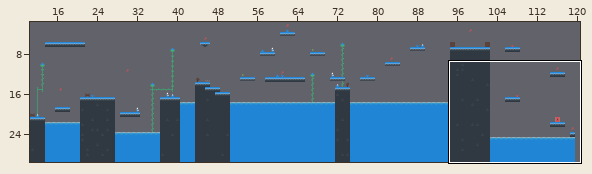
An edit to a level. Tiled map, assets/level-3.tmx. Above: a wide view before the commit, with the close-up outlined.
Close-up. Earlier state:
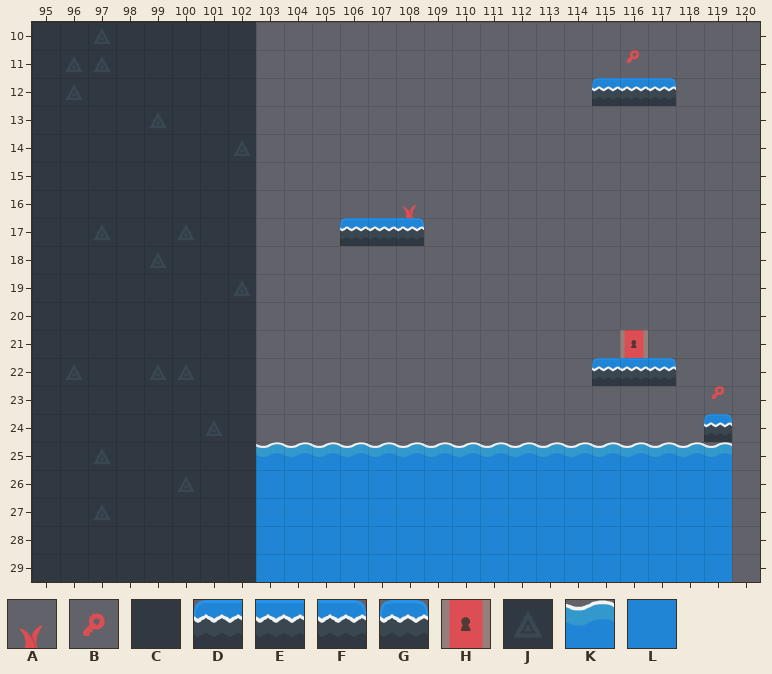
Cells are 64x64 px. Shown: x 95..120, y 10..29. The commit also changed other parts of the map, which this record leaves out.
Key: from "platformAbstract_tiles": A 9, B 79, C 132, D 133, E 134, F 135, G 136, H 153, J 154, K 232, L 254.
_ is an empty cell.
Objects are placed by their top-left corner, in cells (3,4 is the top-left corner of cell 3,4); size is 1x1 cell unless given.
Layers that did not change in this view are not listed.
Layer "Ground-Platforms-1" before, first column x 95:
10 CCJCCCCC__________________
11 CJJCCCCC__________________
12 CJCCCCCC____________DEF___
13 CCCCJCCC__________________
14 CCCCCCCJ__________________
15 CCCCCCCC__________________
16 CCCCCCCC__________________
17 CCJCCJCC___DEF____________
18 CCCCJCCC__________________
19 CCCCCCCJ__________________
20 CCCCCCCC__________________
21 CCCCCCCC__________________
22 CJCCJJCC____________DEF___
23 CCCCCCCC__________________
24 CCCCCCJC________________G_
25 CCJCCCCCKKKKKKKKKKKKKKKKK_
26 CCCCCJCCLLLLLLLLLLLLLLLLL_
27 CCJCCCCCLLLLLLLLLLLLLLLLL_
28 CCCCCCCCLLLLLLLLLLLLLLLLL_
29 CCCCCCCCLLLLLLLLLLLLLLLLL_
Objects on layer "Objects-3" before:
B "key" at 116,10.7
B "key" at 119,22.7
After the commit:
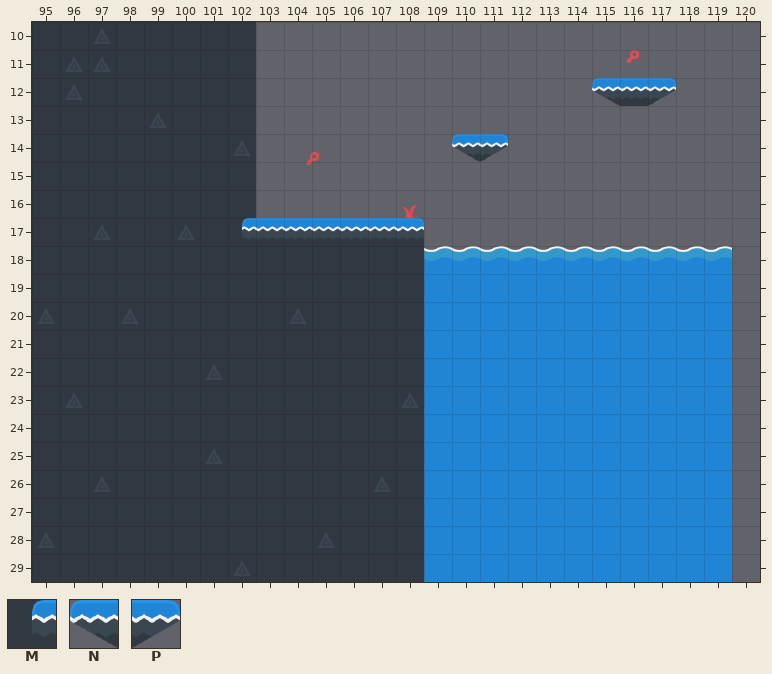
Further tiles: from "platformAbstract_tiles": M 160, N 183, P 184.
The edit:
Layer "Ground-Platforms-1":
y 12: x 115 D -> N; x 117 F -> P
y 14: x 110..111 __ -> NP
y 17: x 102..106 C___D -> MEEEE
y 18: x 103..119 _________________ -> CCCCCCKKKKKKKKKKK
y 19: x 103..119 _________________ -> CCCCCCLLLLLLLLLLL
y 20: x 103..119 _________________ -> CJCCCCLLLLLLLLLLL
y 21: x 103..119 _________________ -> CCCCCCLLLLLLLLLLL
y 22: x 103..119 ____________DEF__ -> CCCCCCLLLLLLLLLLL
y 23: x 103..119 _________________ -> CCCCCJLLLLLLLLLLL
y 24: x 103..119 ________________G -> CCCCCCLLLLLLLLLLL
y 25: x 103..119 KKKKKKKKKKKKKKKKK -> CCCCCCLLLLLLLLLLL
y 26: x 103..108 LLLLLL -> CCCCJC
y 27: x 103..108 LLLLLL -> CCCCCC
y 28: x 103..108 LLLLLL -> CCJCCC
y 29: x 103..108 LLLLLL -> CCCCCC
Layer "Environs-Foreground-2":
y 21: x 116 H -> _
Layer "Objects-3":
changed: B "key" at 119,22.7 -> B "key" at 104.6,14.4
